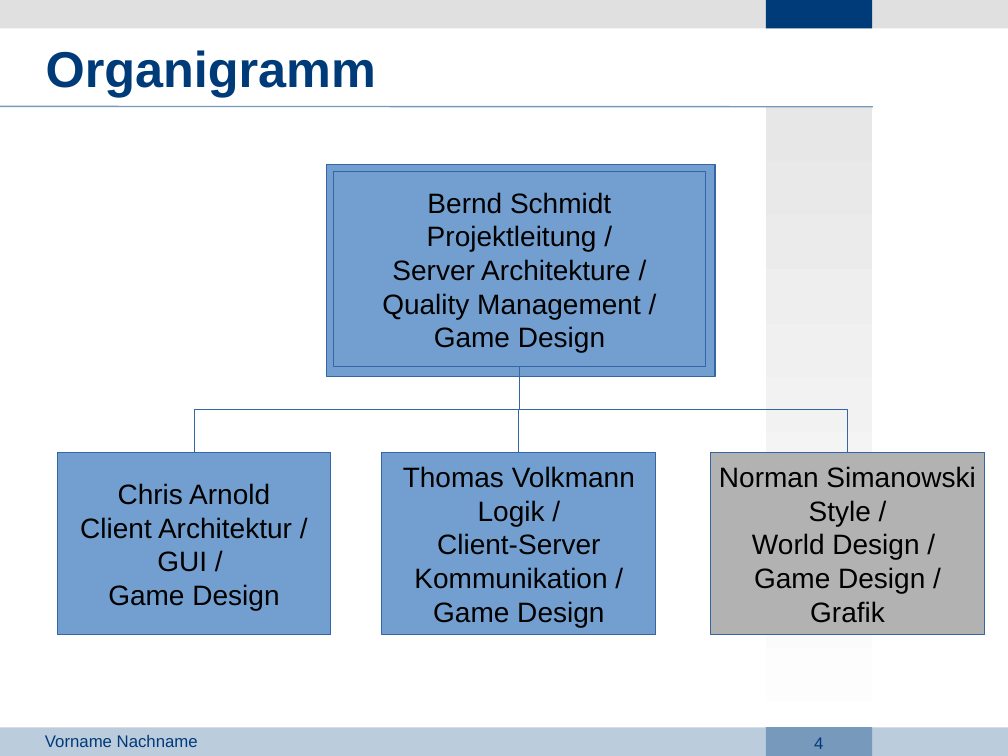
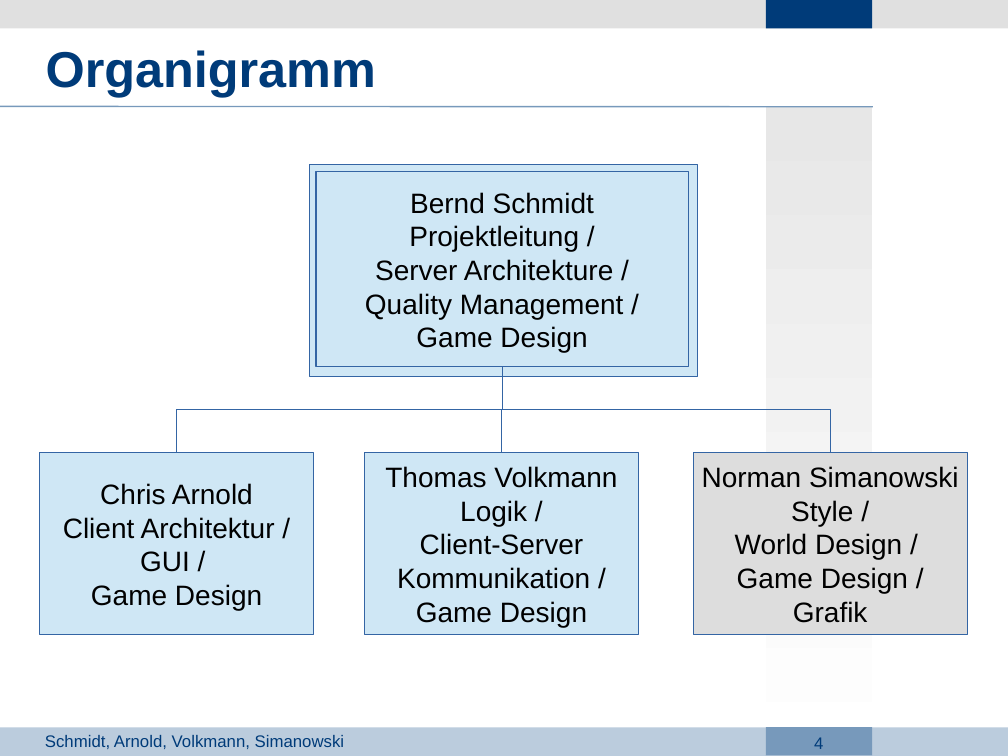
Before and after one commit to Lopt/ascendancy, a slide deck: slide 4 of docs/Projektdefinition/AI_PPT-Vorlage.odp. Drawn at 1008x756 pixels with LibreOffice and Linux fonts; fonts in the diff are those of the drawing; background and template pictures are left out. Boxes give left, top, right and bottom in pixels: in the first picture for what was removed or moved away, otherwise in the second. Text is boxed around its words. In the diff, an @@ line names an element or a change of style, - is before the commit and + after.

```diff
--- a/docs/Projektdefinition/AI_PPT-Vorlage.odp
+++ b/docs/Projektdefinition/AI_PPT-Vorlage.odp
@@ fill #729FCF to #CFE7F5 in 3 elements at [365,453,639,635], [39,453,313,635], [309,164,698,376] @@
@@ 2 rectangles, 1 elbow line: place and size @@
-2 rectangles, 1 elbow line at [57,164,715,635]
+2 rectangles, 1 elbow line at [39,164,698,635]
@@ 3 rectangles, 2 elbow lines: place and size @@
-3 rectangles, 2 elbow lines at [334,171,985,635]
+3 rectangles, 2 elbow lines at [317,171,968,635]
@@ rectangle "Norman Simanowski" at [694,453,968,635]: fill #B2B2B2 to #DDDDDD @@
@@ text at [45,735,344,749]: text changed @@
-Vorname Nachname
+Schmidt, Arnold, Volkmann, Simanowski
```
Also in this commit, not shown: 7 other slides changed, 5 slides added, 3 slides removed, 2 other files.
